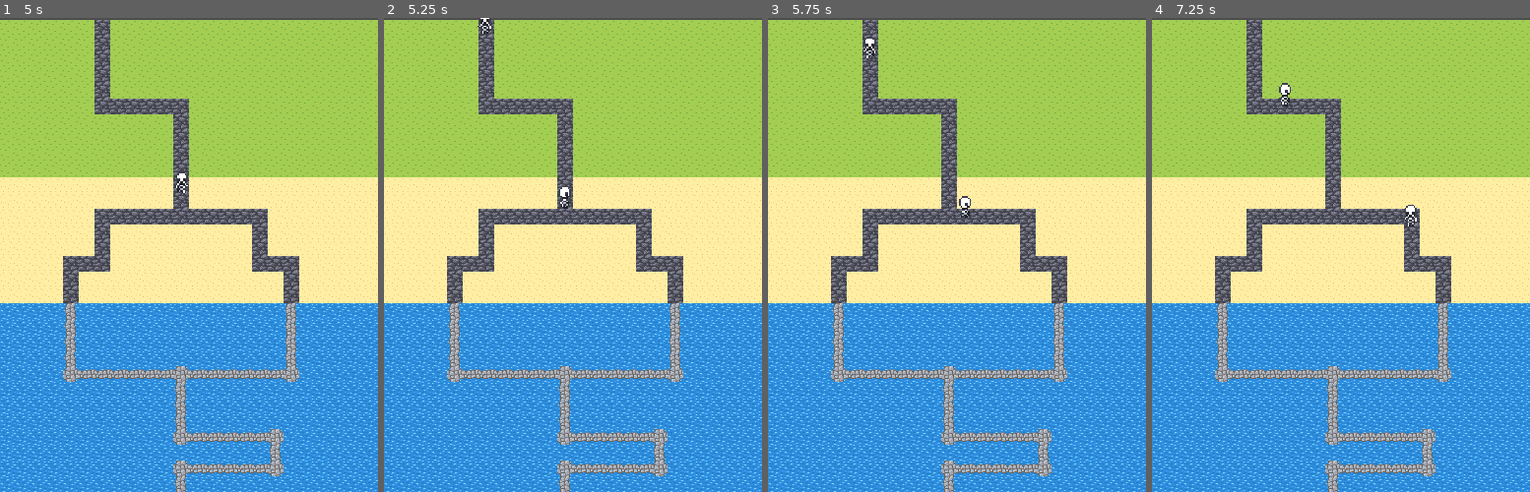
Above: before the commit, frames 1-4 (left to right).
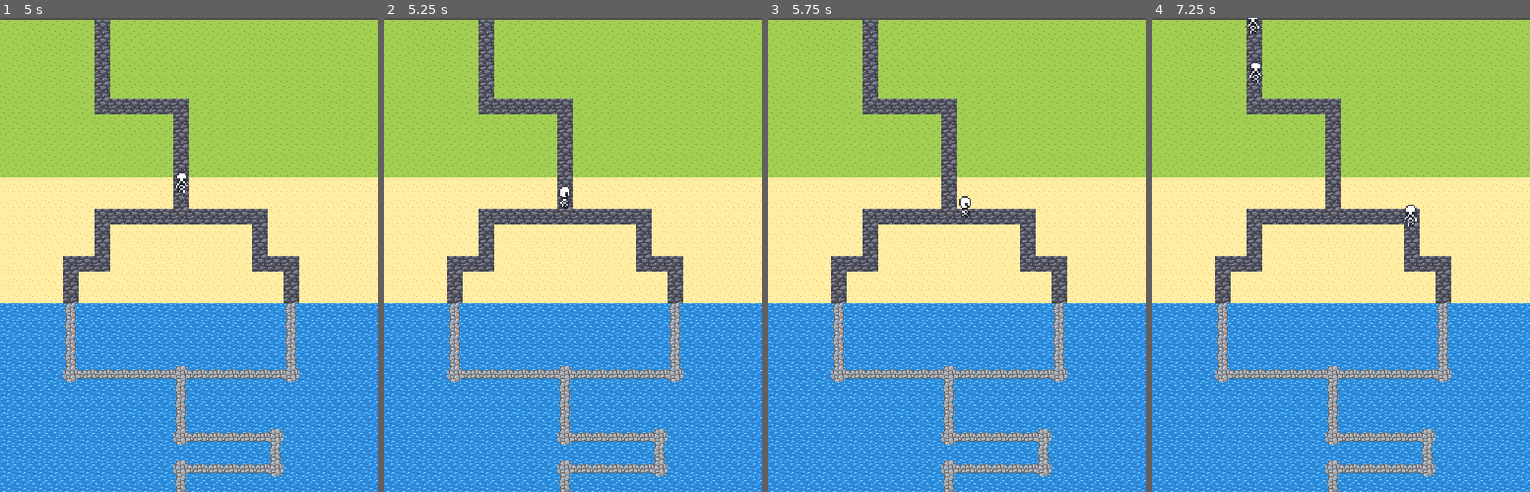
Above: after the commit, the same moments.

Repository: solomonSpence07/Warden-s-Watch
Game: Godot game, scene res://scenes/game.tscn
The game is run twice, just before and just after one commit, with the same random seed, the same clock (stepped at 60 frames per second) and the same inputs.
Inputs:
- Up to frame 1 (5 s): no input
- Up to frame 2 (5.25 s): no input
- Up to frame 3 (5.75 s): no input
- Up to frame 4 (7.25 s): no input

Frame 1 is identical in both runs. In frame 2, less than 0.1% of the frame differs, in the area x 24-29%, y 0-4%; in frame 3, 0.1%; in frame 4, 0.3%, in the area x 24-37%, y 0-19%.
Error after the commit: Cannot call method 'start' on a null value. (res://Scripts/wave_control.gd:23)

Commit message:
fixed 1 issue

Diff:
--- a/Scripts/wave_control.gd
+++ b/Scripts/wave_control.gd
@@ -6,8 +6,8 @@
 var enemy_a= preload("res://scenes/enemy_a.tscn")
 var enemy_b= preload("res://scenes/enemy_b.tscn")
 var enemy_c= preload("res://scenes/enemy_c.tscn")
-@onready var path = $Path2D
-@onready var wave_timer = $waveTimer
+@onready var path = %Path2D
+@onready var wave_timer: Timer = $waveTimer
 
 func _ready():
 	start_next_wave()
@@ -20,7 +20,8 @@
 	for i in range(enemy_count):
 		var enemy = type.instantiate()
 		path.add_child(enemy)
-
+		wave_timer.start()
+		await wave_timer.timeout
 
 	# Use await with a Timer instance
 	var timer = Timer.new()
--- a/scenes/game.tscn
+++ b/scenes/game.tscn
@@ -1,10 +1,11 @@
-[gd_scene load_steps=9 format=3 uid="uid://doha3qwt4bfpr"]
+[gd_scene load_steps=10 format=3 uid="uid://doha3qwt4bfpr"]
 
 [ext_resource type="Texture2D" uid="uid://dyapnkiukspxw" path="res://sprites/ufeff_tiles_v2.png" id="1_gxcab"]
 [ext_resource type="Script" path="res://Scripts/wave_control.gd" id="1_sihb4"]
 [ext_resource type="PackedScene" uid="uid://bivouxso5ycrc" path="res://scenes/turn_down.tscn" id="3_uofmb"]
 [ext_resource type="PackedScene" uid="uid://bbn7tk86exddc" path="res://scenes/turn_right.tscn" id="4_1wjfh"]
 [ext_resource type="PackedScene" uid="uid://p7r15h1gucpd" path="res://scenes/turn_left.tscn" id="5_cbwnl"]
+[ext_resource type="PackedScene" uid="uid://beoa4gw8v0lmi" path="res://scenes/wave_control.tscn" id="6_bixis"]
 
 [sub_resource type="TileSetAtlasSource" id="TileSetAtlasSource_mv2b6"]
 texture = ExtResource("1_gxcab")
@@ -288,6 +289,7 @@
 position = Vector2(1008, 239)
 
 [node name="Path2D" type="Path2D" parent="."]
+unique_name_in_owner = true
 curve = SubResource("Curve2D_0qgyx")
 
 [node name="turnDown" type="Node" parent="."]
@@ -334,3 +336,5 @@
 
 [node name="turn_right4" parent="turnRight" instance=ExtResource("4_1wjfh")]
 position = Vector2(998, 425)
+
+[node name="waveControl" parent="." instance=ExtResource("6_bixis")]
